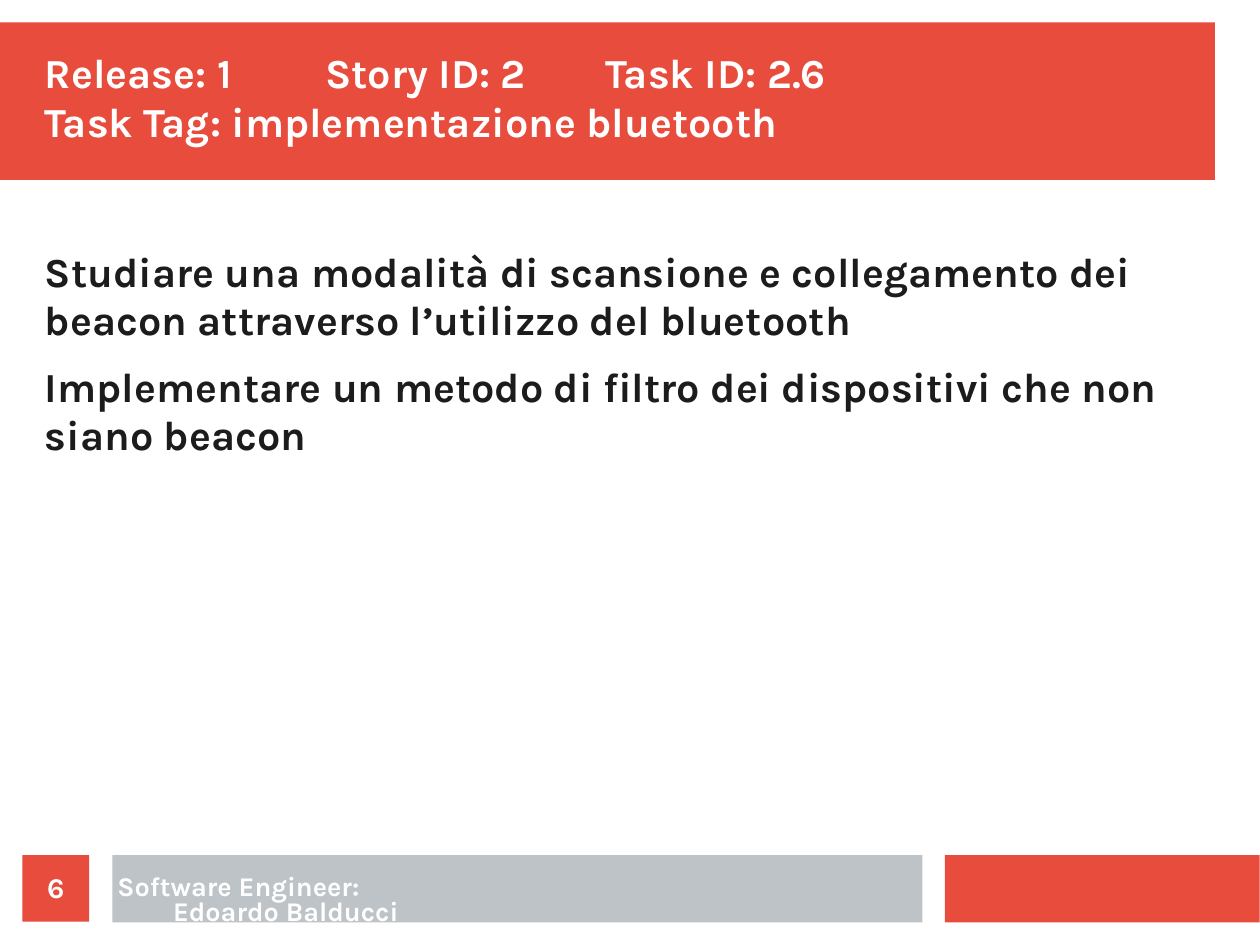
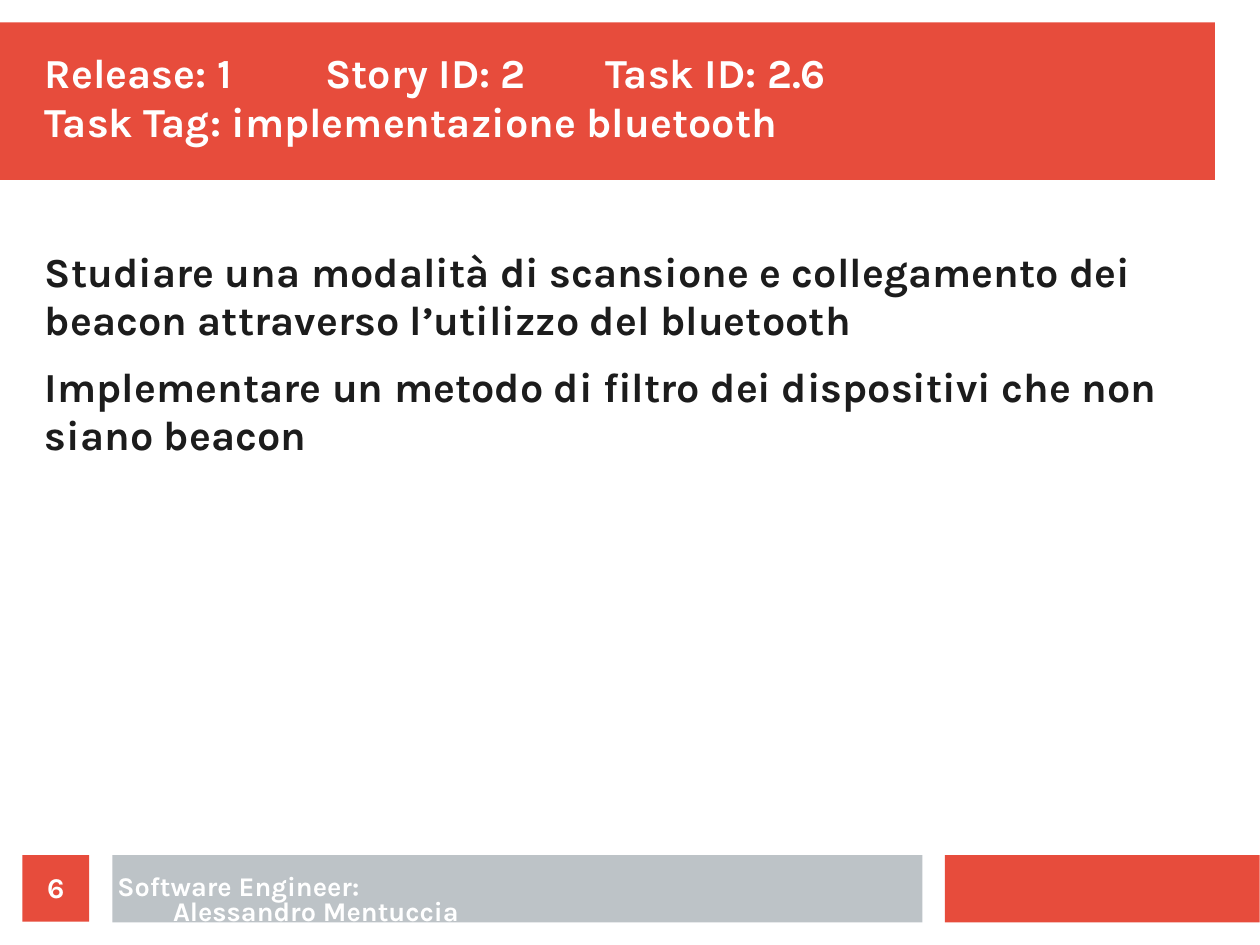
Before and after one commit to ecorradini/ProgettoIDS, a slide deck: slide 6 of AnalisiRequisiti/Task/UT2/TaskGestioneMappeClient.ppt. Drawn at 1260x945 pixels with LibreOffice and Linux fonts; fonts in the diff are those of the drawing. Boxes give left, top, right and bottom in pixels: in the first picture for what was removed or moved away, otherwise in the second. Text is boxed around its words. In the diff, an @@ line names an element or a change of style, - is before the commit and + after.

```diff
--- a/AnalisiRequisiti/Task/UT2/TaskGestioneMappeClient.ppt
+++ b/AnalisiRequisiti/Task/UT2/TaskGestioneMappeClient.ppt
@@ text at bbox=[117, 877, 459, 928]: text changed @@
-Software Engineer:
-Edoardo Balducci
+Software Engineer:
+Alessandro Mentuccia
```
Also in this commit, not shown: 1 other slide changed.
